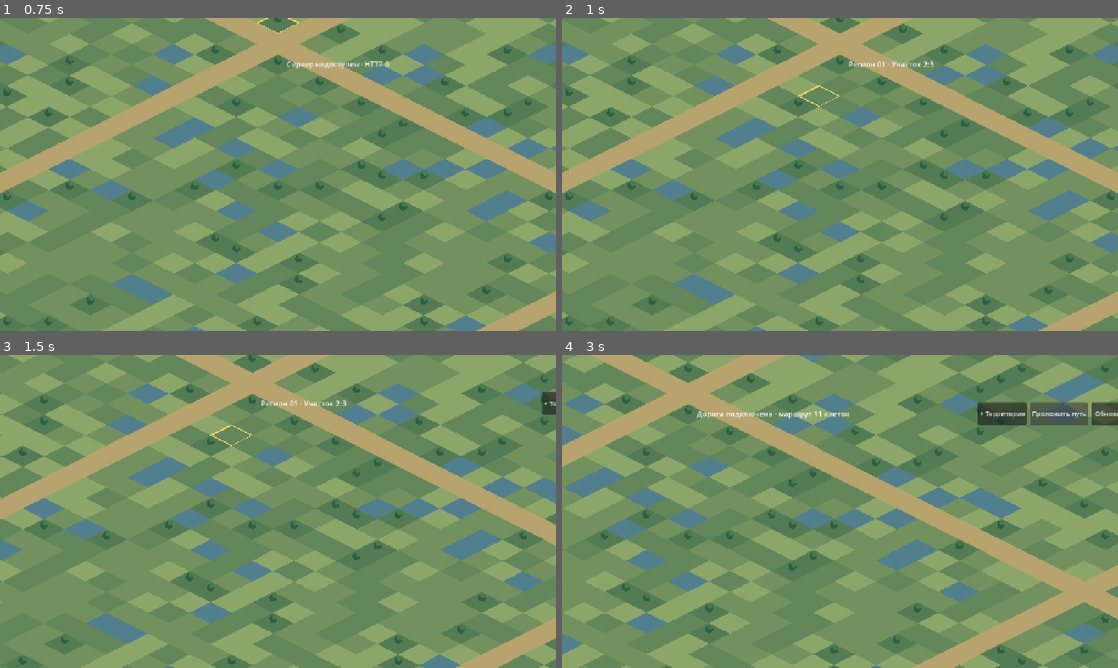
Above: before the commit, frames 1-4 (two rows, left to right).
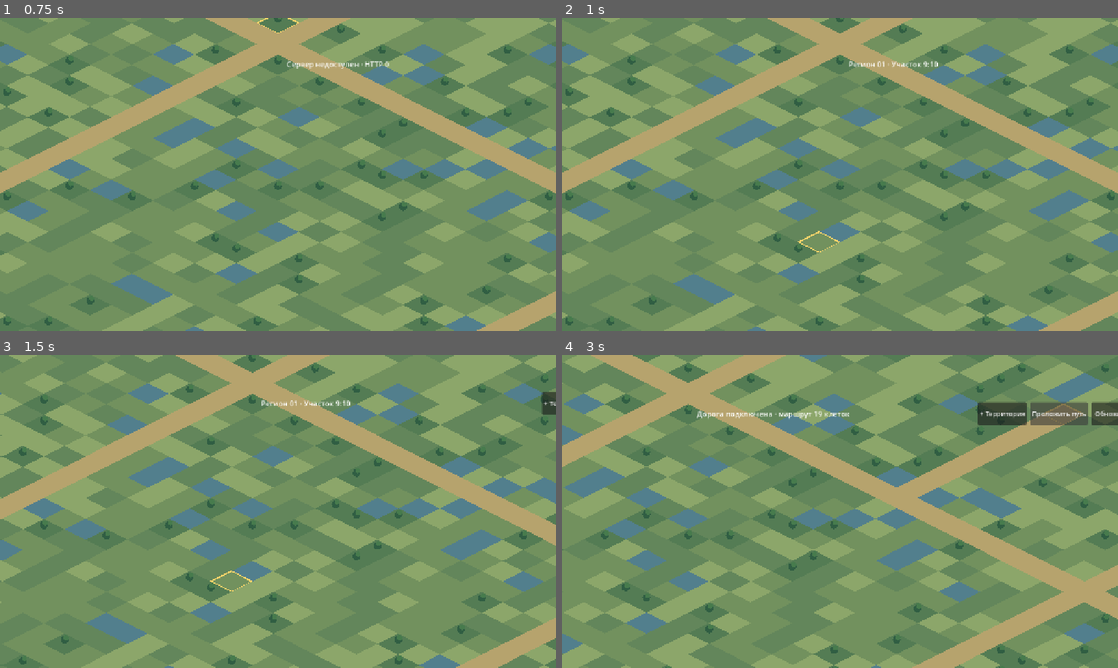
Above: after the commit, the same moments.

Repository: maillunex-lang/LunexEconom
Game: Godot game, scene res://world.tscn
Two runs of this game, one before a commit and one after it. Both use one fixed random seed, a clock stepped at 60 frames per second and the inputs below.
Inputs (mouse positions are in pixels of both pictures, inside the frame that each line leads up to):
- Up to frame 1 (0.75 s): tap Enter at 0.5 s; move the mouse to (250, 237) at 0.52 s; click (250, 237) at 0.67 s
- Up to frame 2 (1 s): no input
- Up to frame 3 (1.5 s): tap Space at 1.25 s; drag from (444, 558) to (250, 574) at 1.27 s
- Up to frame 4 (3 s): click "+ Территория" at 2 s; click "Проложить путь" at 2.75 s

Frame 1 is identical in both runs. In frame 2, 0.1% of the frame differs, in the area x 42-68%, y 13-75%; in frame 3, 0.1%; in frame 4, 2.0%, in the area x 46-94%, y 15-46%.

Commit message:
fix(android): select isometric diamond under touch with rendered canvas transform

Diff:
--- a/client/world.gd
+++ b/client/world.gd
@@ -197,8 +197,12 @@
         clamp_camera()
 
 func select_screen(pos: Vector2) -> void:
-    var local := camera.get_screen_transform().affine_inverse() * pos
-    var cell := cell_at(local)
+    # Convert viewport touch using the actual rendered canvas transform.
+    var world_pos: Vector2 = get_canvas_transform().affine_inverse() * pos
+    # Isometric cells are diamonds centred on iso(x, y), not floor-based squares.
+    var fractional_x: float = world_pos.x / TILE_W + world_pos.y / TILE_H
+    var fractional_y: float = world_pos.y / TILE_H - world_pos.x / TILE_W
+    var cell := Vector2i(roundi(fractional_x), roundi(fractional_y))
     if absi(cell.x) <= expansion_radius and absi(cell.y) <= expansion_radius:
         var previous := selected
         selected = cell
